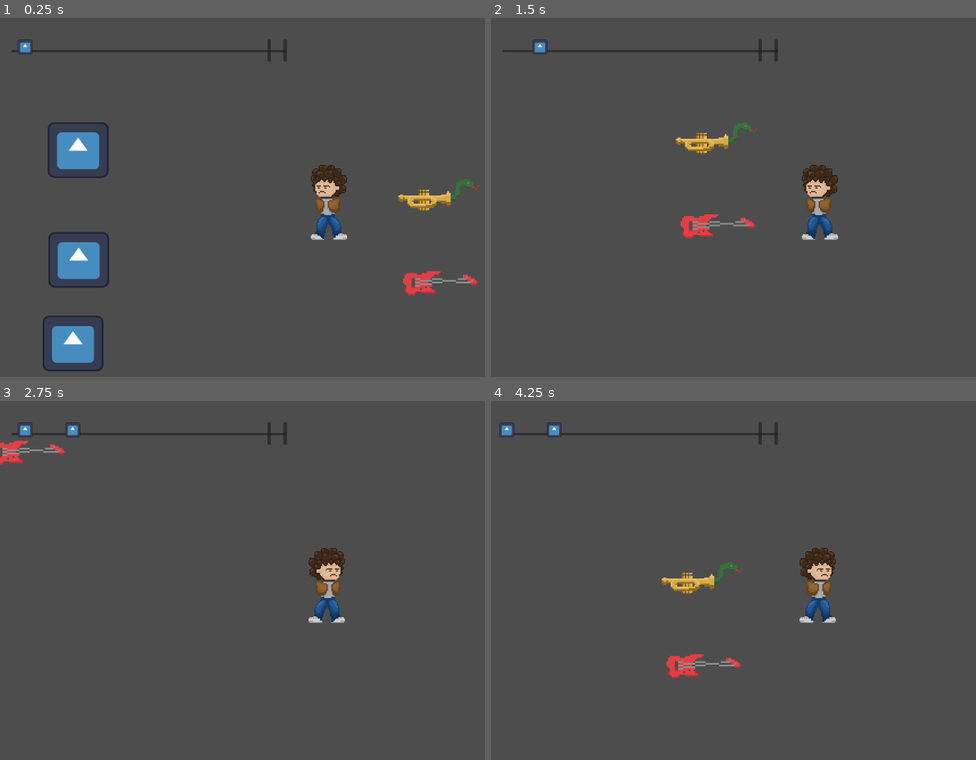
Above: before the commit, frames 1-4 (two rows, left to right).
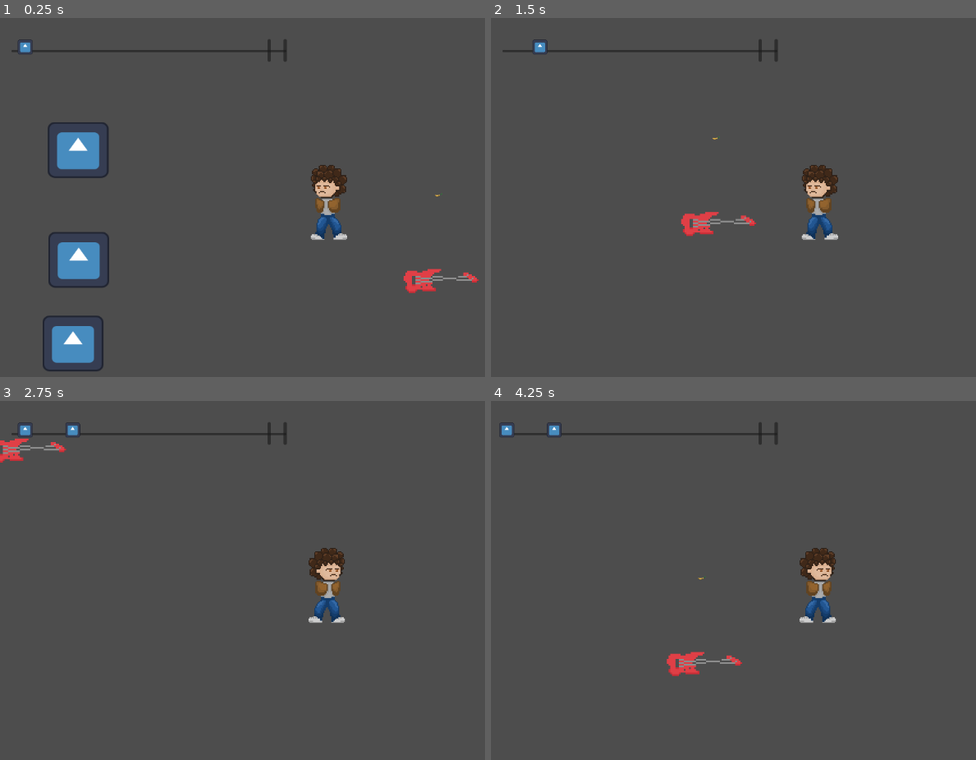
Above: after the commit, the same moments.

Repository: ArnoBidet/Beat-Bounty-Tape-Odyssey
Game: Godot game, scene res://main_scene.tscn
The game is run twice, just before and just after one commit, with the same random seed, the same clock (stepped at 60 frames per second) and the same inputs. The engine's default icon, where the game draws it, is replaced by a stand-in: a white triangle on a blue panel in a dark square.
Inputs (mouse positions are in pixels of both pictures, inside the frame that each line leads up to):
- Up to frame 1 (0.25 s): no input
- Up to frame 2 (1.5 s): move the mouse to (961, 183) at 0.52 s; press the mouse at (961, 183) at 0.53 s; hold D (right) 0.53-1.28 s; move the mouse to (689, 222) at 1.27 s; release the mouse at (689, 222) at 1.28 s; hold S (down) from 1.28 s (still down); tap E at 1.35 s
- Up to frame 3 (2.75 s): move the mouse to (392, 505) at 2.02 s; release S (down) at 2.03 s; press the mouse at (392, 505) at 2.03 s; hold D (right) from 2.03 s (still down)
- Up to frame 4 (4.25 s): move the mouse to (786, 659) at 2.77 s; release D (right) at 2.78 s; release the mouse at (786, 659) at 2.78 s; hold W (up) 2.78-3.53 s; tap E at 2.85 s; click (786, 659) at 2.92 s; move the mouse to (outside the picture) at 3.52 s; press the mouse at (outside the picture) at 3.53 s; hold A (left) from 3.53 s (still down)

The runs differ from the first frame. In frame 1, 0.8% of the frame differs, in the area x 82-99%, y 44-78%; in frame 2, 0.9%, in the area x 38-55%, y 29-62%; in frame 3, 0.3%; in frame 4, 0.9%.

Commit message:
fix: updated art of weapons

Diff:
--- a/weapons/guitare.tscn
+++ b/weapons/guitare.tscn
@@ -1,7 +1,7 @@
 [gd_scene load_steps=3 format=3 uid="uid://oforttkyiauf"]
 
 [ext_resource type="PackedScene" uid="uid://bvousdofgurdn" path="res://weapons/weapon.tscn" id="1_xunvw"]
-[ext_resource type="Texture2D" uid="uid://dpinljhe2u3gr" path="res://assets/guitare.png" id="2_f86ok"]
+[ext_resource type="Texture2D" uid="uid://qu1a5h3om4xd" path="res://assets/guitare_good.png" id="2_hgcee"]
 
 [node name="guitare" instance=ExtResource("1_xunvw")]
 
@@ -10,9 +10,8 @@
 
 [node name="weapon_outlet" parent="." index="1"]
 texture_filter = 1
-texture = ExtResource("2_f86ok")
-region_enabled = true
-region_rect = Rect2(0, 0, 44.4196, 17.6424)
+texture = ExtResource("2_hgcee")
+region_rect = Rect2(0.404366, 0.0259361, 43.6472, 17.2967)
 
 [node name="player_detector" parent="." index="2"]
 visible = false
--- a/weapons/snake_trumpet.tscn
+++ b/weapons/snake_trumpet.tscn
@@ -1,7 +1,7 @@
 [gd_scene load_steps=3 format=3 uid="uid://d1rjjl1ds4gmh"]
 
 [ext_resource type="PackedScene" uid="uid://bvousdofgurdn" path="res://weapons/weapon.tscn" id="1_x2xyt"]
-[ext_resource type="Texture2D" uid="uid://n2fhtqpp2dyx" path="res://assets/trumpet.png" id="2_8ufo0"]
+[ext_resource type="Texture2D" uid="uid://bfqqabsl30cmv" path="res://assets/trumpet_with_snake.png" id="2_add3q"]
 
 [node name="snake_trumpet" instance=ExtResource("1_x2xyt")]
 
@@ -11,8 +11,7 @@
 [node name="weapon_outlet" parent="." index="1"]
 texture_filter = 1
 scale = Vector2(0.09, 0.09)
-texture = ExtResource("2_8ufo0")
-region_enabled = true
+texture = ExtResource("2_add3q")
 region_rect = Rect2(47.2164, 15.3988, 542.742, 220.64)
 
 [node name="player_detector" parent="." index="2"]
